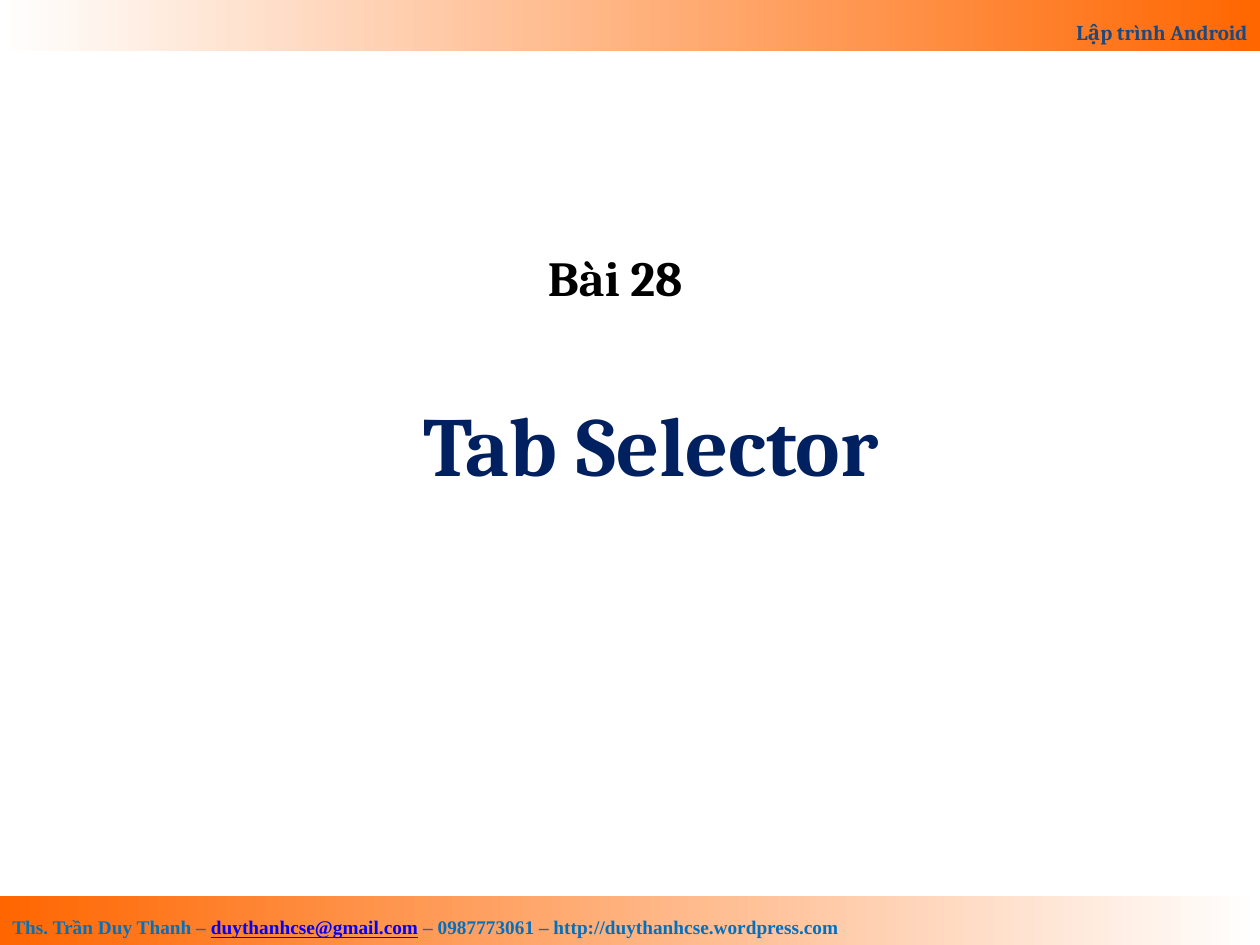
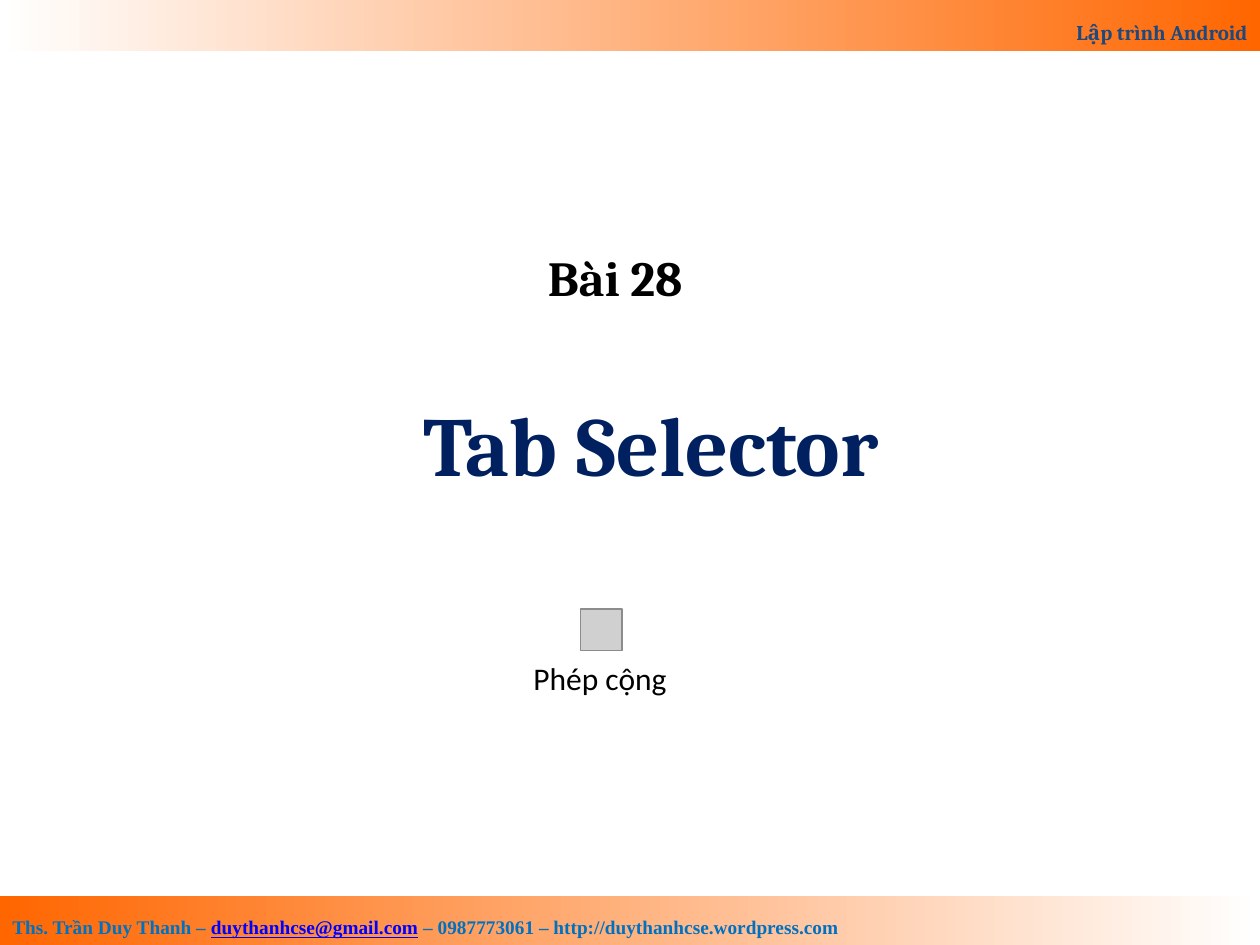
Before and after one commit to thaihoc1994/Slide-Android, a slide deck: slide 1 of document_29-tab-selector.pptx. Drawn at 1260x945 pixels with LibreOffice and Linux fonts; fonts in the diff are those of the drawing; grey boxes stand for pictures; background and template pictures are left out. Boxes give left, top, right and bottom in pixels: in the first picture for what was removed or moved away, otherwise in the second. Text is boxed around its words. In the diff, an @@ line names an element or a change of style, - is before the commit and + after.

```diff
--- a/document_29-tab-selector.pptx
+++ b/document_29-tab-selector.pptx
@@ picture added at <box>581,609,622,650</box> @@
@@ text added at <box>533,668,666,696</box>, 18 pt, text #000000 @@
+Phép cộng
```
Also in this commit, not shown: 5 other files.
